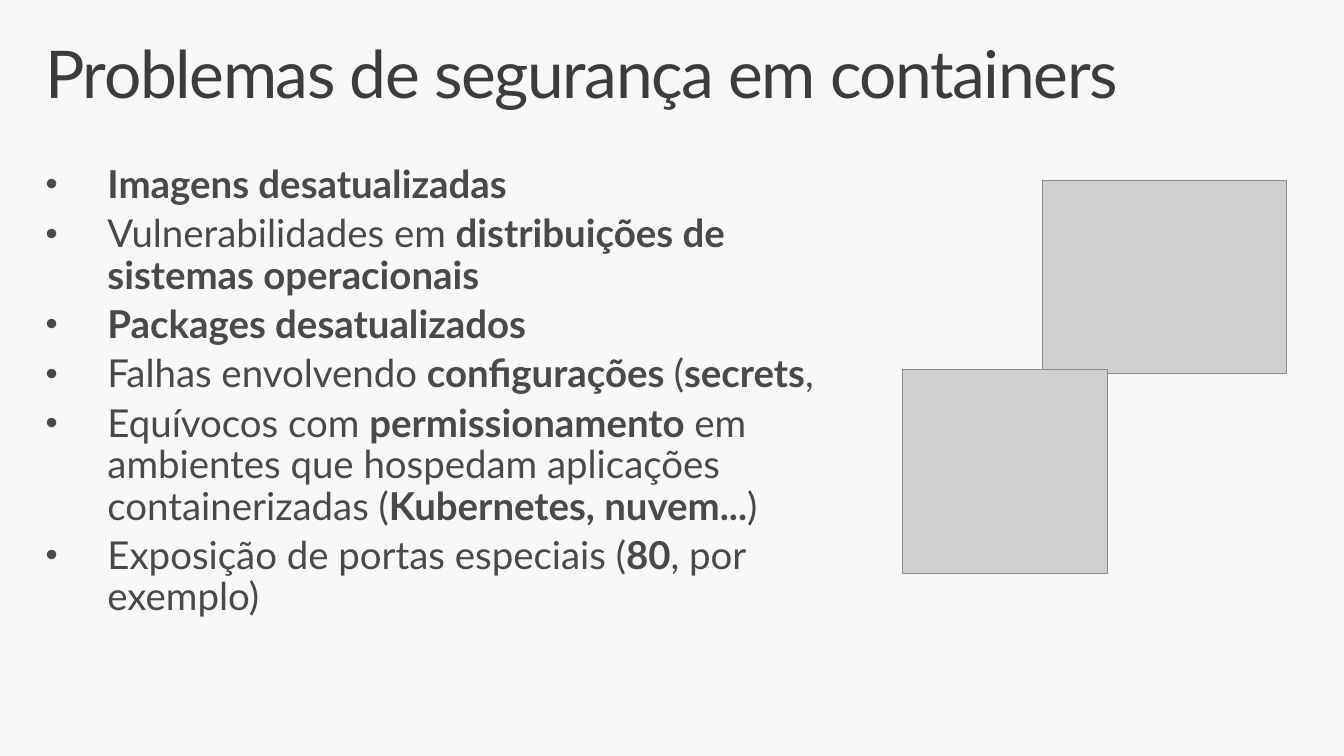
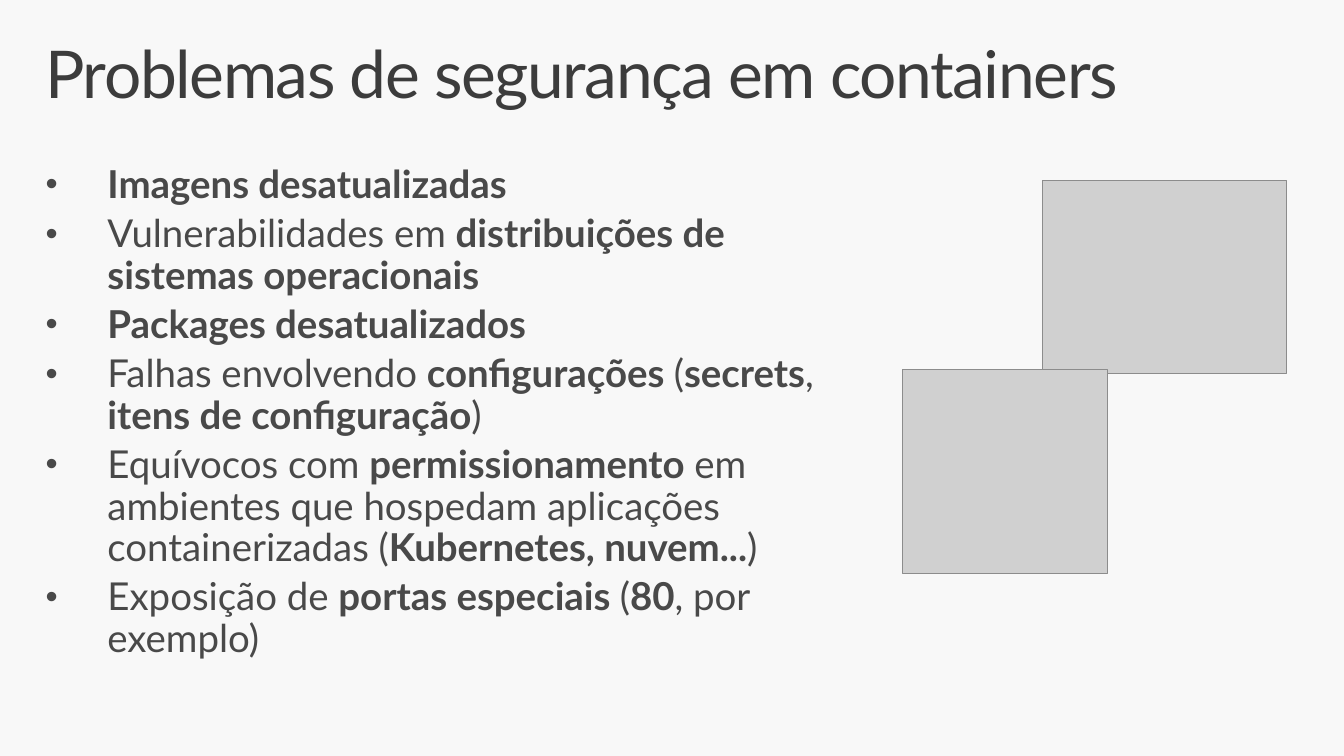
Before and after one commit to renatogroffe/SegurancaContainers_DevOpsExperience-2025-03, a slide deck: slide 4 of slides/Seguranca Containers 2025-03 DevOps Experience.pptx. Drawn at 1344x756 pixels with LibreOffice and Linux fonts; fonts in the diff are those of the drawing; grey boxes stand for pictures. Boxes give left, top, right and bottom in pixels: in the first picture for what was removed or moved away, otherwise in the second. Text is boxed around its words. In the diff, an @@ line names an element or a change of style, - is before the commit and + after.

```diff
--- a/slides/Seguranca Containers 2025-03 DevOps Experience.pptx
+++ b/slides/Seguranca Containers 2025-03 DevOps Experience.pptx
@@ text at <box>107,357,814,436</box>: text changed @@
-• Falhas envolvendo configurações (secrets,
+• Falhas envolvendo configurações (secrets, itens de configuração)
@@ text at <box>107,580,750,659</box>: bold on in "portas especiais" @@
```
Also in this commit, not shown: 3 other slides changed.
